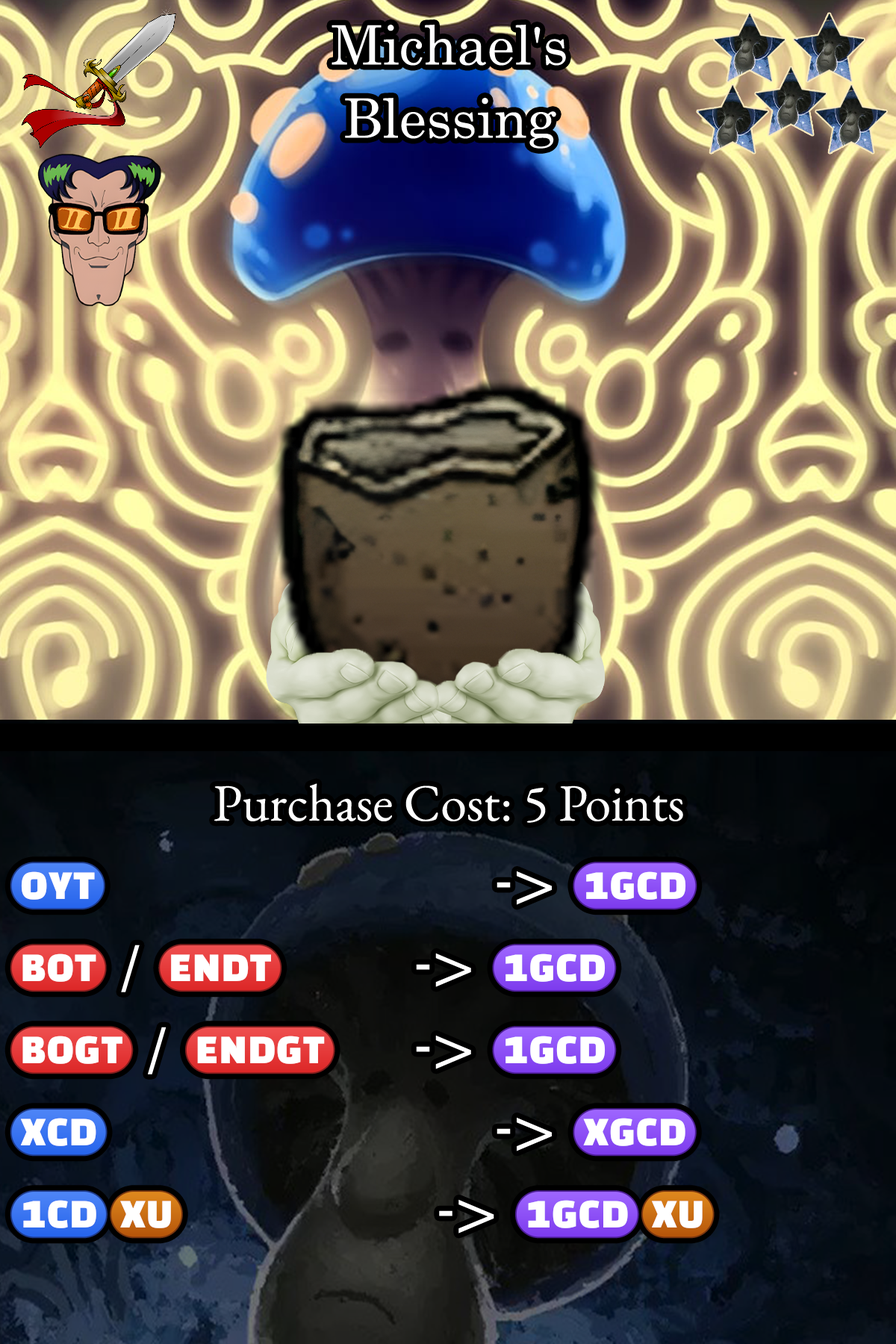
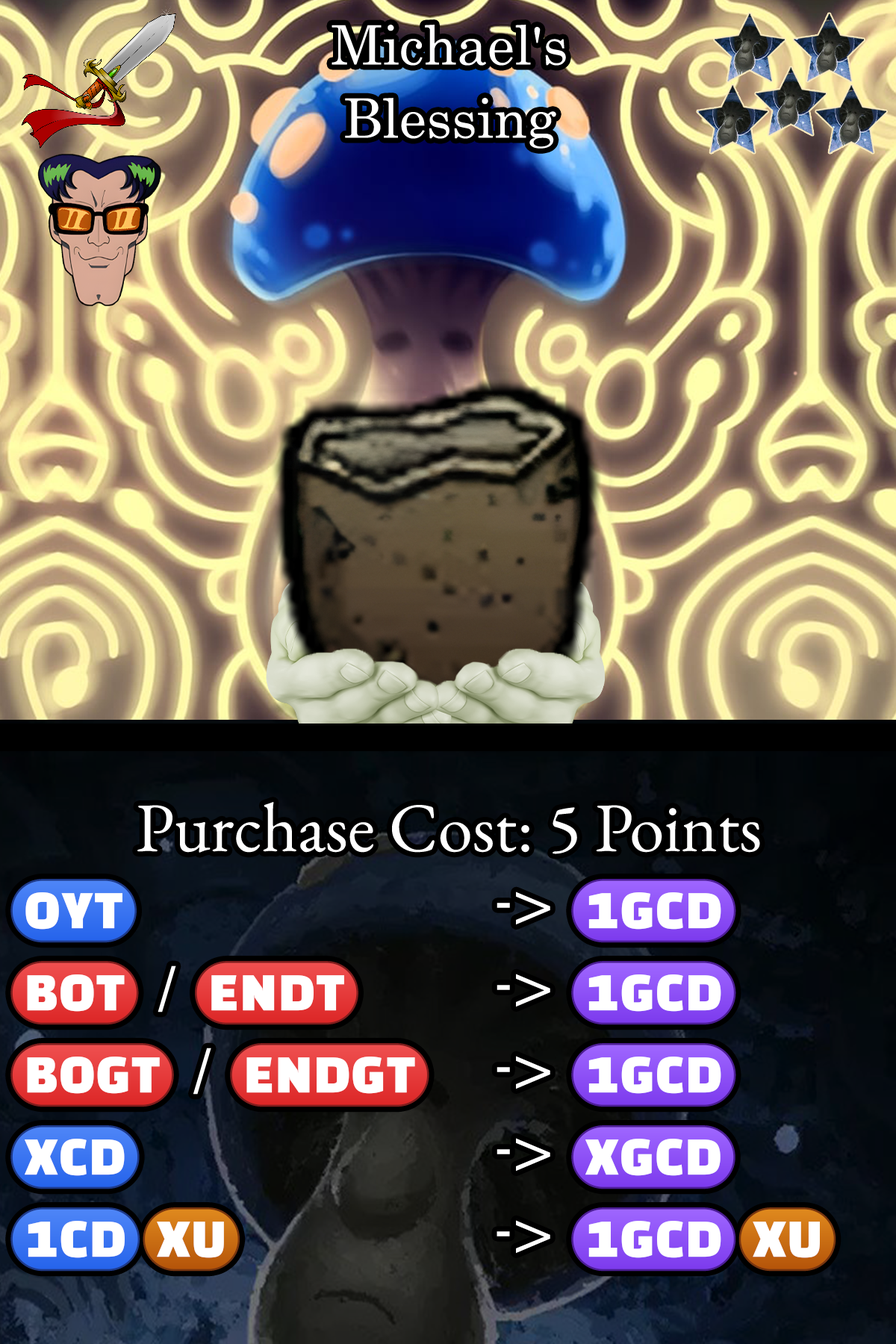
Layer changes from the first w=896, h=1344 image to the second:
painted on "Ability" over [9,782,836,1272]
